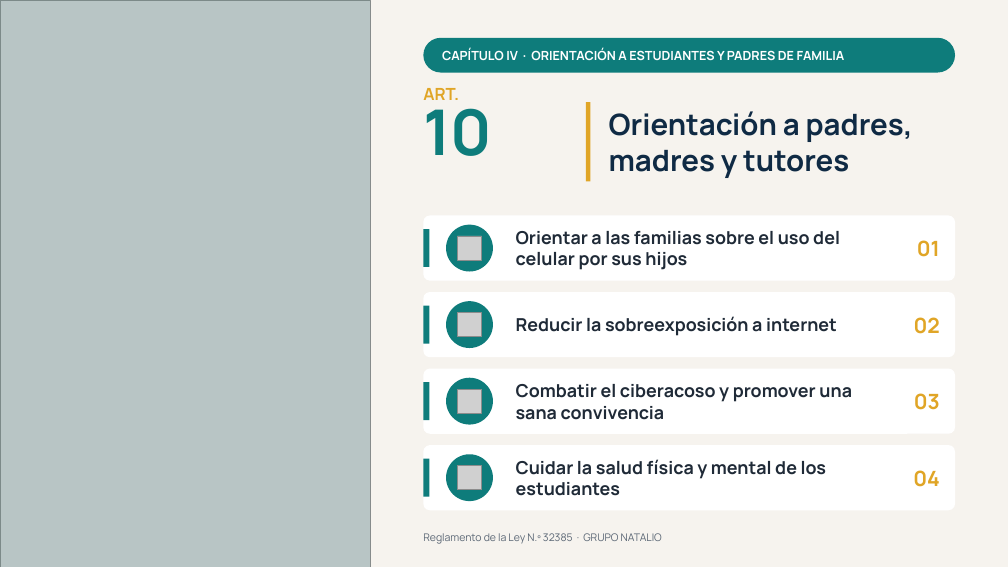
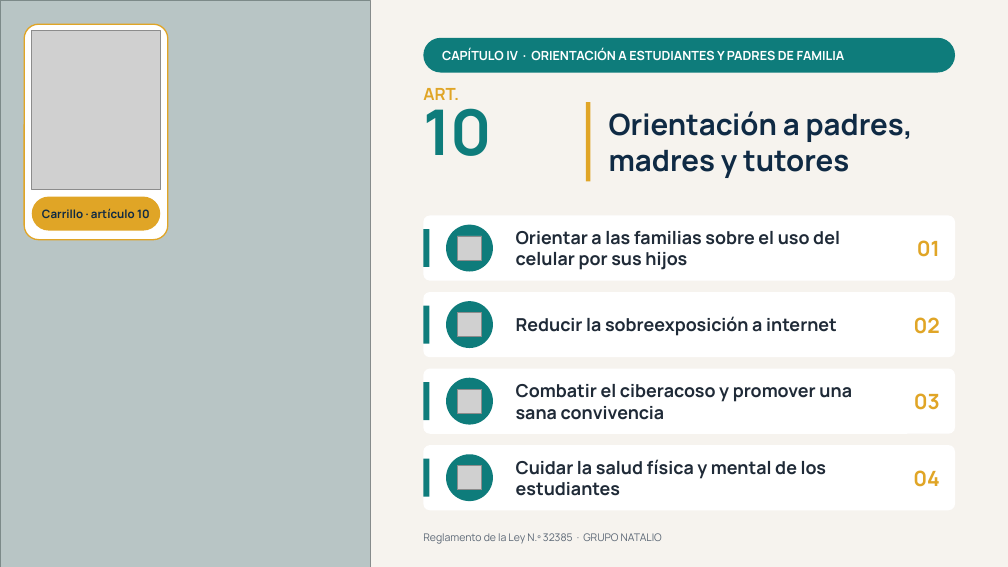
Before and after one commit to juanjosederecho/grupo-natalio-ppt, a slide deck: slide 4 of Grupo_Natalio_Articulos_9_13.pptx. Drawn at 1008x567 pixels with LibreOffice and Linux fonts; fonts in the diff are those of the drawing; grey boxes stand for pictures. Boxes give left, top, right and bottom in pixels: in the first picture for what was removed or moved away, otherwise in the second. Text is boxed around its words. In the diff, an @@ line names an element or a change of style, - is before the commit and + after.

Commit message:
Diapositiva 4 (Art. 10): sticker caricatura futbolista 'Carrillo · artículo 10'

```diff
--- a/Grupo_Natalio_Articulos_9_13.pptx
+++ b/Grupo_Natalio_Articulos_9_13.pptx
@@ rounded rectangle added at (24, 24, 168, 240), fill #FFFFFF, outline #E0A526 1.25 pt @@
@@ picture added at (32, 30, 160, 189) @@
@@ rounded rectangle added at (32, 197, 160, 231), fill #E0A526 @@
@@ text added at (42, 208, 150, 218), 11 pt, text #0F2A44, bold @@
+Carrillo · artículo 10
```
